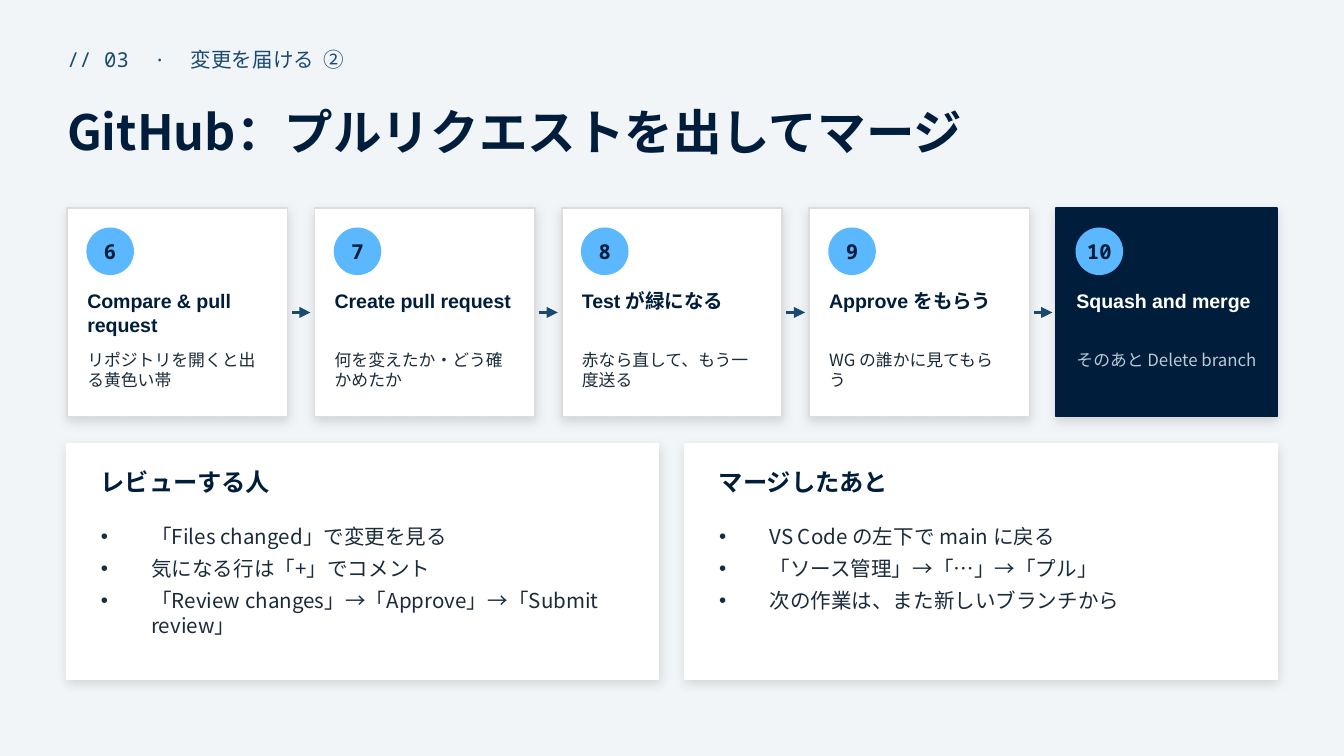
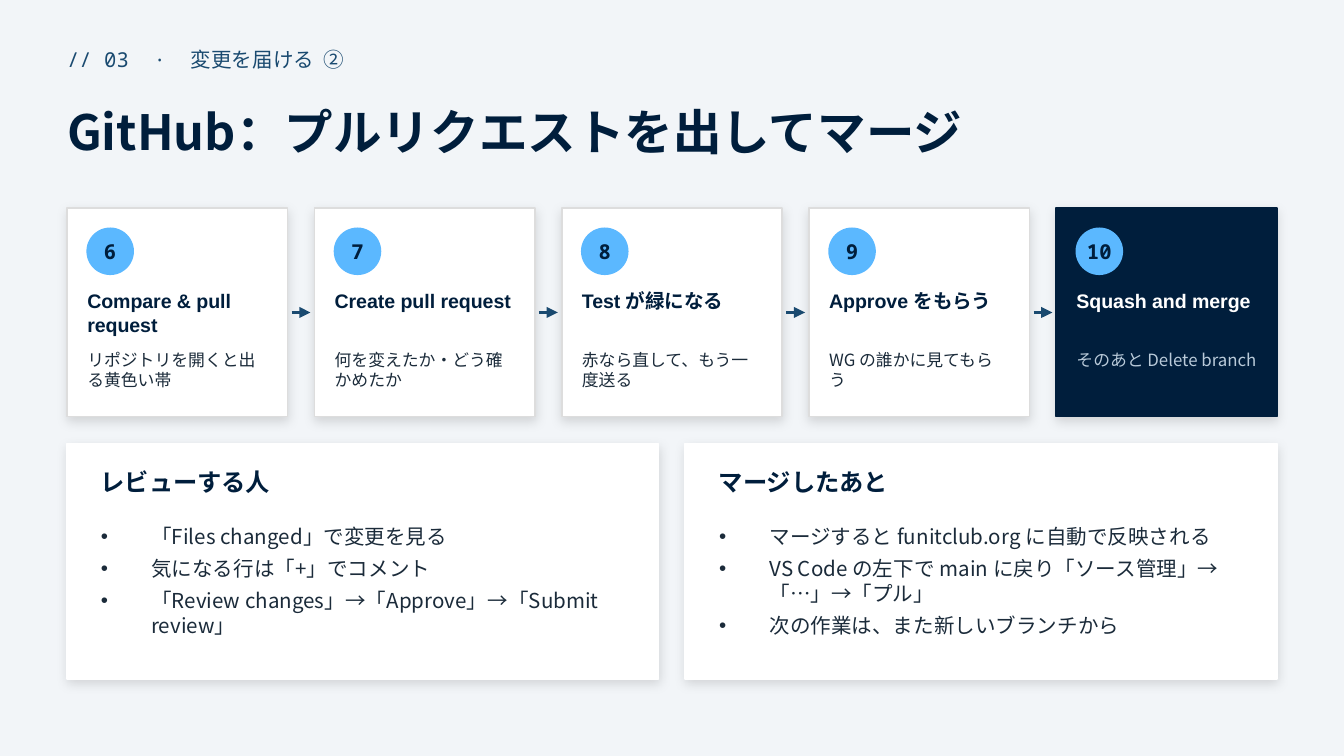
Before and after one commit to funITclub/homepage, a slide deck: slide 5 of static/guide/03_開発の進め方.pptx. Drawn at 1344x756 pixels with LibreOffice and Linux fonts; fonts in the diff are those of the drawing. Boxes give left, top, right and bottom in pixels: in the first picture for what was removed or moved away, otherwise in the second. Text is boxed around its words. In the diff, an @@ line names an element or a change of style, - is before the commit and + after.

```diff
--- a/static/guide/03_開発の進め方.pptx
+++ b/static/guide/03_開発の進め方.pptx
@@ text at <box>769,526,1218,603</box>: text changed @@
-• VS Code の左下で main に戻る
-• 「ソース管理」→「…」→「プル」
+• マージすると funitclub.org に自動で反映される
+• VS Code の左下で main に戻り「ソース管理」→「…」→「プル」
```
Also in this commit, not shown: 1 other slide changed, 4 other files.
